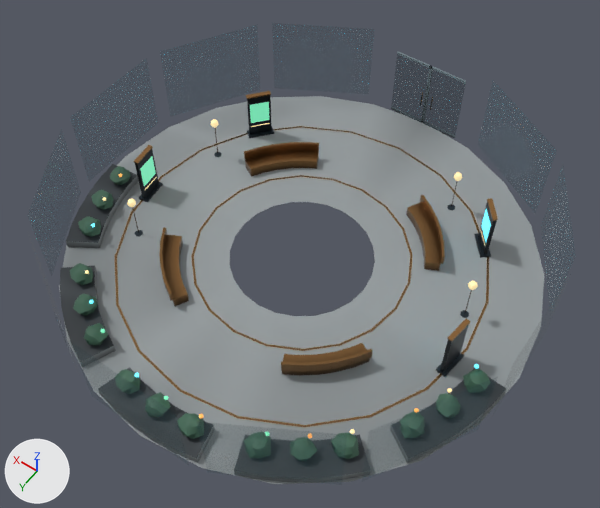
A saved change to the glTF model ui/3d/system-world/v3/lobby-graph.lod1.glb.
The view is the same before and after, from a camera (50 mm lens) standing at (-11.19, 15.79, 25.78) and looking at (-0.43, 0.73, 2.12). The axes (+X, +Y, +Z) are drawn at lower left. The lights are the same throughout. The older version comes first. Where no turn or scale is listed for an object, it has been applied to the vertices. Vertices at exactly the same position are counted once.
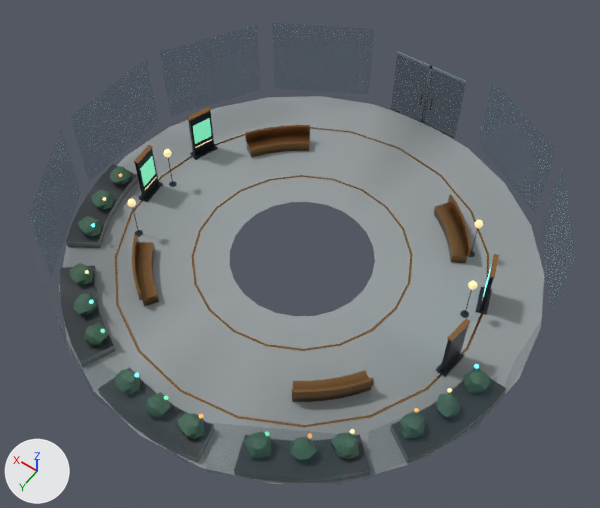
What differs and where, as boxes [x1, y1, x2, y2] in the pictures (600 x 508 px; the box of a moved part takes in the faces that stretch with it):
'Mesh_2', reshaped: before [59, 91, 544, 484]; after [59, 96, 544, 484]
part 1 of me_mesh_2, moved or reshaped: before [159, 227, 189, 306]; after [132, 235, 159, 306]
part 2 of me_mesh_2, moved or reshaped: before [281, 343, 372, 376]; after [292, 370, 374, 402]
part 3 of me_mesh_2, moved or reshaped: before [406, 195, 445, 271]; after [434, 195, 472, 263]
part 4 of me_mesh_2, moved or reshaped: before [244, 142, 319, 177]; after [245, 125, 310, 158]
part 5 of me_mesh_2, moved or reshaped: before [246, 91, 271, 99]; after [187, 107, 211, 120]
part 6 of me_mesh_2, moved or reshaped: before [215, 128, 218, 154]; after [168, 157, 173, 184]
part 7 of me_mesh_2, moved or reshaped: before [487, 198, 498, 221]; after [489, 254, 499, 278]
part 8 of me_mesh_2, moved or reshaped: before [451, 181, 457, 207]; after [471, 228, 478, 254]
part 9 of me_mesh_2, moved or reshaped: before [210, 119, 218, 128]; after [163, 149, 172, 157]
part 10 of me_mesh_2, moved or reshaped: before [454, 172, 462, 181]; after [475, 220, 484, 229]
part 11 of me_mesh_2, moved or reshaped: before [481, 209, 491, 241]; after [483, 264, 492, 297]
part 12 of me_mesh_2, moved or reshaped: before [250, 102, 269, 123]; after [193, 118, 212, 144]
part 13 of me_mesh_2, moved or reshaped: before [247, 126, 274, 138]; after [190, 144, 218, 160]
part 14 of me_mesh_2, moved or reshaped: before [247, 95, 272, 134]; after [188, 111, 214, 156]
part 15 of me_mesh_2, moved or reshaped: before [214, 152, 222, 157]; after [169, 181, 177, 187]
part 16 of me_mesh_2, moved or reshaped: before [474, 233, 491, 258]; after [475, 287, 492, 314]
part 17 of me_mesh_2, moved or reshaped: before [478, 202, 497, 254]; after [480, 277, 494, 311]
part 18 of me_mesh_2, moved or reshaped: before [447, 204, 455, 210]; after [469, 251, 475, 257]

Diff of the bpy script that builds the scene:
```diff
--- a/ui/3d/system-world/v3/lobby-graph.lod1.glb.py
+++ b/ui/3d/system-world/v3/lobby-graph.lod1.glb.py
@@ me_mesh_2 @@
 me_mesh_2.from_pydata(...)  # 1506 vertices, 2412 faces; spans x 0.0..18.1, y -18.1..0.0, z 0.9..4.7
+# me_mesh_2 part 1: the loose piece of 42 vertices spanning x 11.2..13.7, y -6.9..-4.4, z 0.9..1.8 is scaled about its middle by (0.89, 0.89, 1), then moved by (0.7, 0.7, 0.0)
+# me_mesh_2 part 2: the loose piece of 42 vertices spanning x 4.4..6.9, y -6.9..-4.4, z 0.9..1.8 is scaled about its middle by (0.89, 0.89, 1), then moved by (-0.7, 0.7, 0.0)
+# me_mesh_2 part 3: the loose piece of 42 vertices spanning x 4.4..6.9, y -13.7..-11.2, z 0.9..1.8 is scaled about its middle by (0.89, 0.89, 1), then moved by (-0.7, -0.7, 0.0)
+# me_mesh_2 part 4: the loose piece of 42 vertices spanning x 11.2..13.7, y -13.7..-11.2, z 0.9..1.8 is scaled about its middle by (0.89, 0.89, 1), then moved by (0.7, -0.7, 0.0)
+# me_mesh_2 part 5: the loose piece of 8 vertices spanning x 14.0..14.8, y -13.9..-13.0, z 3.0..3.1 is scaled about its middle by (0.519, 1.22, 1), then moved by (1.2, 2.3, 0.0)
+# me_mesh_2 part 6: the loose piece of 10 vertices spanning x 15.0, y -11.4, z 0.9..2.6 is moved by (0.4, 2.4, 0.0)
+# me_mesh_2 part 7: the loose piece of 8 vertices spanning x 3.3..4.1, y -13.9..-13.0, z 3.0..3.1 is scaled about its middle by (0.519, 1.22, 1), then moved by (-1.2, 2.3, 0.0)
+# me_mesh_2 part 8: the loose piece of 10 vertices spanning x 5.6..5.7, y -14.5, z 0.9..2.6 is moved by (-1.8, 1.6, 0.0)
+# me_mesh_2 part 9: the loose piece of 23 vertices spanning x 14.9..15.2, y -11.5..-11.2, z 2.5..2.9 is moved by (0.4, 2.4, 0.0)
+# me_mesh_2 part 10: the loose piece of 23 vertices spanning x 5.5..5.8, y -14.6..-14.3, z 2.5..2.9 is moved by (-1.8, 1.6, 0.0)
+# me_mesh_2 part 11: the loose piece of 8 vertices spanning x 3.5..4.0, y -13.7..-13.1, z 1.6..2.6 is scaled about its middle by (0.485, 1.23, 1), then moved by (-1.2, 2.2, 0.0)
+# me_mesh_2 part 12: the loose piece of 8 vertices spanning x 14.1..14.6, y -13.7..-13.1, z 1.6..2.6 is scaled about its middle by (0.485, 1.23, 1), then moved by (1.2, 2.2, 0.0)
+# me_mesh_2 part 13: the loose piece of 8 vertices spanning x 13.9..14.9, y -14.0..-12.9, z 0.9..1.0 is turned 21.6 degrees about the z axis through its middle, then moved by (1.2, 2.3, 0.0)
+# me_mesh_2 part 14: the loose piece of 8 vertices spanning x 14.0..14.7, y -13.9..-13.0, z 1.0..3.0 is scaled about its middle by (0.508, 1.22, 1), then moved by (1.2, 2.3, 0.0)
+# me_mesh_2 part 15: the loose piece of 16 vertices spanning x 14.9..15.2, y -11.5..-11.2, z 0.9 is moved by (0.4, 2.4, 0.0)
+# me_mesh_2 part 16: the loose piece of 8 vertices spanning x 3.2..4.2, y -14.0..-12.9, z 0.9..1.0 is turned -21.6 degrees about the z axis through its middle, then moved by (-1.2, 2.3, 0.0)
+# me_mesh_2 part 17: the loose piece of 8 vertices spanning x 3.4..4.1, y -13.9..-13.0, z 1.0..3.0 is scaled about its middle by (0.508, 1.22, 1), then moved by (-1.2, 2.3, 0.0)
+# me_mesh_2 part 18: the loose piece of 16 vertices spanning x 5.5..5.8, y -14.6..-14.3, z 0.9 is moved by (-1.8, 1.6, 0.0)
 me_mesh_2.materials.append(mat_city_kerb)
```
